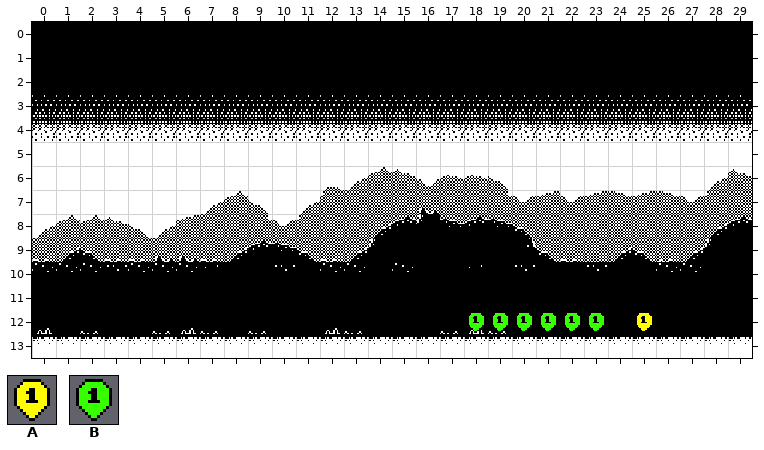
A Tiled map (JSON) gets an edit: assets/tilemap/shepherd-phase-story-intro-part-2.tmj. That is the earlier state.
Cells are 16x16 px. Shown: x 0..29, y 0..13.
Key: from "sample-rewards": A 0, B 10.
Objects are placed by their top-left corner, in cells (3,4 is the top-left corner of cell 3,4); size is 1x1 cell unless given.
Layers that did not change in this view are not listed.
Objects on layer "NPCs" before:
A at 25,12
B at 18,12
B at 19,12
B at 20,12
B at 21,12
B at 22,12
B at 23,12
After:
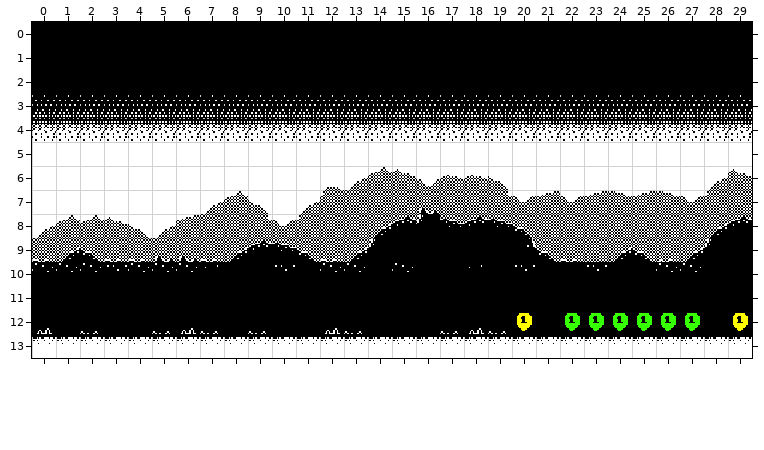
Diff:
{"where": "layer \"NPCs\""}
{"was": "A at 25,12", "now": "A at 29,12"}
{"was": "B at 20,12", "now": "B at 24,12"}
{"was": "B at 21,12", "now": "B at 25,12"}
{"now": "B at 26,12"}
{"now": "B at 27,12"}
{"now": "A at 20,12"}
{"was": "B at 18,12"}
{"was": "B at 19,12"}
{"label":"changed","picture_box":[469,313,556,331]}
{"label":"changed","picture_box":[613,313,700,331]}
{"label":"new place","picture_box":[733,313,748,331]}
